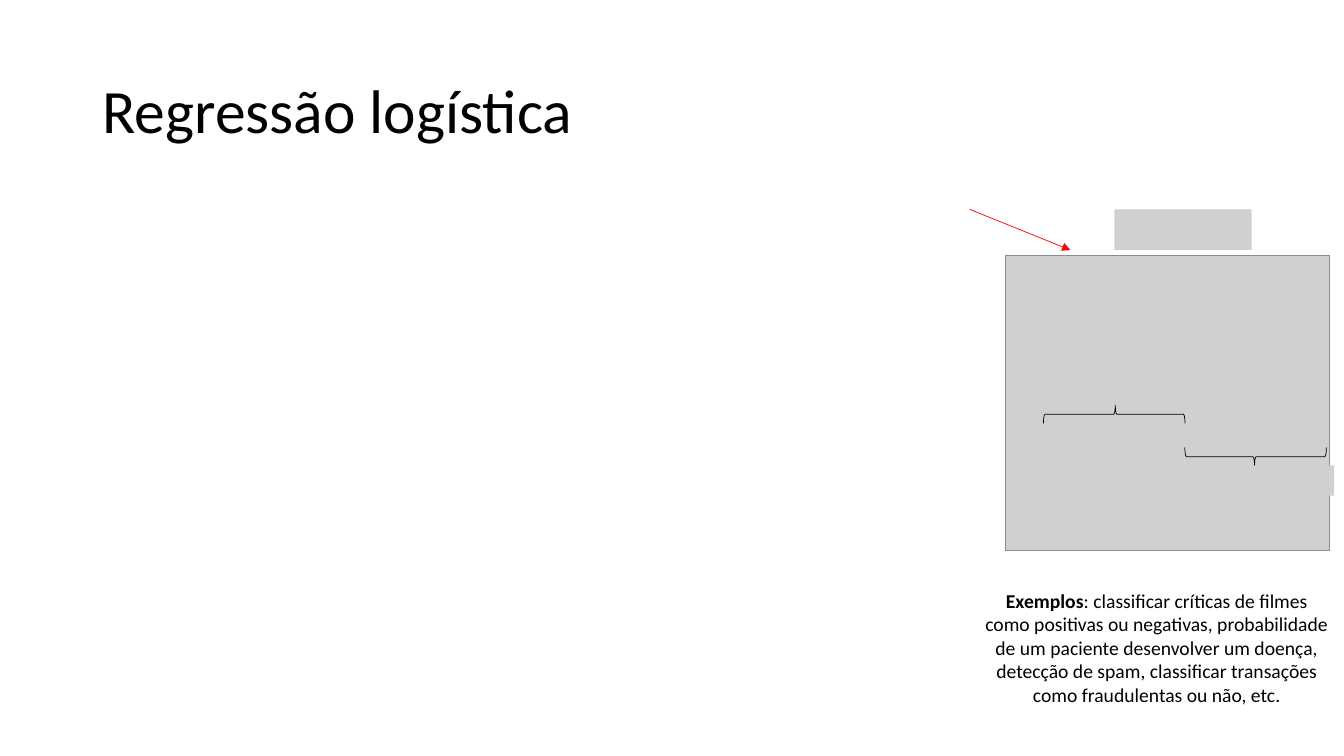
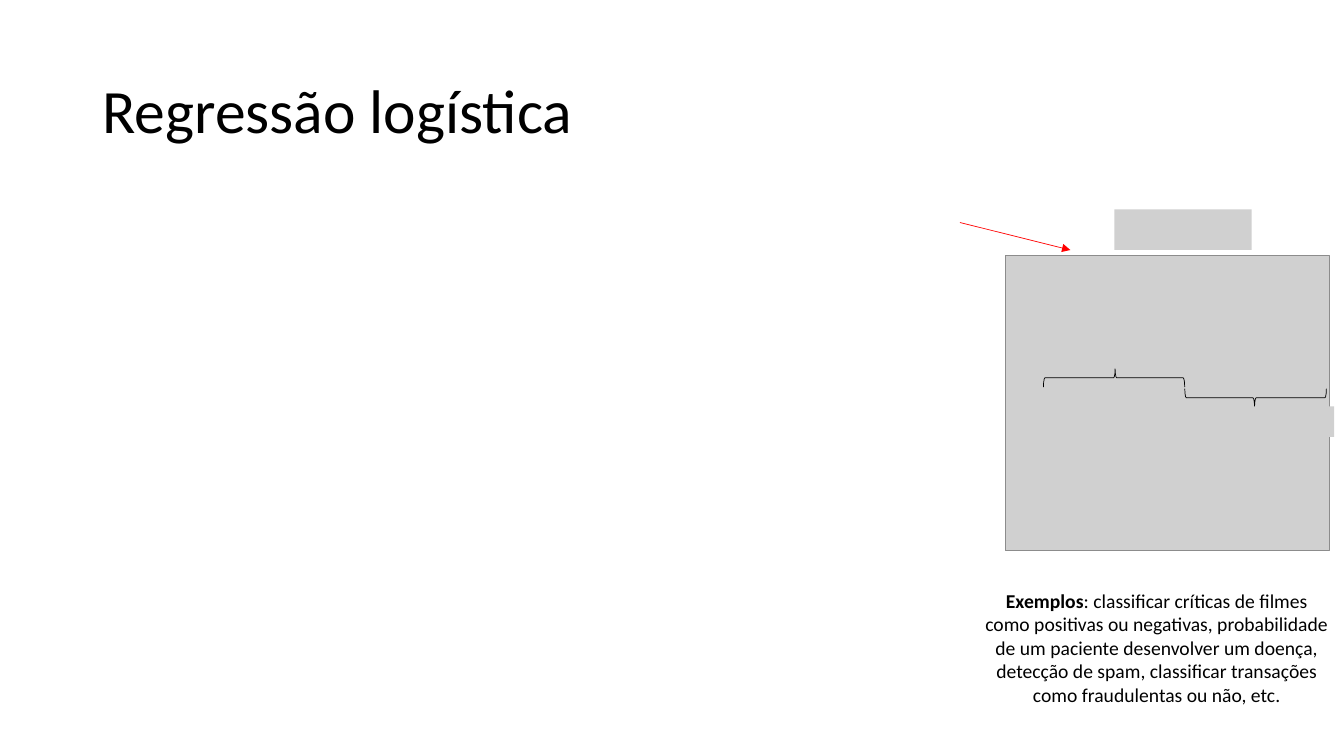
Before and after one commit to zz4fap/t320_aprendizado_de_maquina, a slide deck: slide 6 of slides/T320_Classificação (Parte III).pptx. Drawn at 1344x756 pixels with LibreOffice and Linux fonts; fonts in the diff are those of the drawing; grey boxes stand for pictures. Boxes give left, top, right and bottom in pixels: in the first picture for what was removed or moved away, otherwise in the second. Text is boxed around its words. In the diff, an @@ line names an element or a change of style, - is before the commit and + after.

```diff
--- a/slides/T320_Classificação (Parte III).pptx
+++ b/slides/T320_Classificação (Parte III).pptx
@@ arrow moved from (970, 210) - (1071, 250) to (960, 223) - (1071, 250) @@
@@ picture removed at (1041, 372, 1195, 402) @@
@@ right brace: place and size @@
-right brace at (1043, 406, 1185, 424)
+right brace at (1044, 369, 1185, 387)
@@ right brace: place and size @@
-right brace at (1185, 448, 1327, 466)
+right brace at (1185, 389, 1327, 407)
@@ picture added at (1180, 406, 1334, 437) @@
@@ picture removed at (1180, 466, 1334, 496) @@
```
Also in this commit, not shown: 1 other file.
